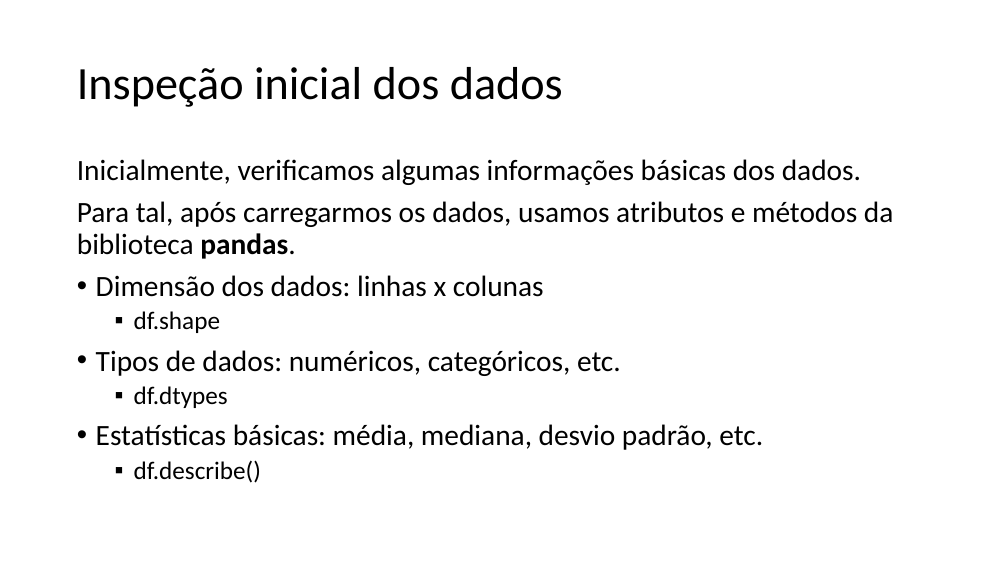
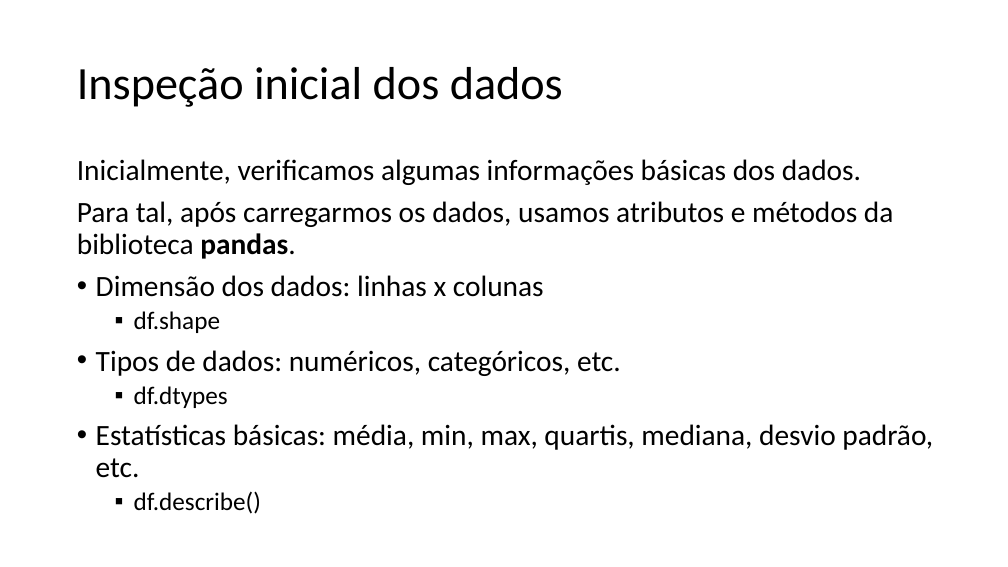
Before and after one commit to zz4fap/c24_inteligencia_artificial, a slide deck: slide 10 of slides/C24_EDA.pptx. Drawn at 1008x567 pixels with LibreOffice and Linux fonts; fonts in the diff are those of the drawing. Boxes give left, top, right and bottom in pixels: in the first picture for what was removed or moved away, otherwise in the second. Text is boxed around its words. In the diff, an @@ line names an element or a change of style, - is before the commit and + after.

Commit message:
update of slides

```diff
--- a/slides/C24_EDA.pptx
+++ b/slides/C24_EDA.pptx
@@ text at [96,424,933,478]: text changed @@
-• Estatísticas básicas: média, mediana, desvio padrão, etc.
+• Estatísticas básicas: média, min, max, quartis, mediana, desvio padrão, etc.
```
Also in this commit, not shown: 1 other file.
